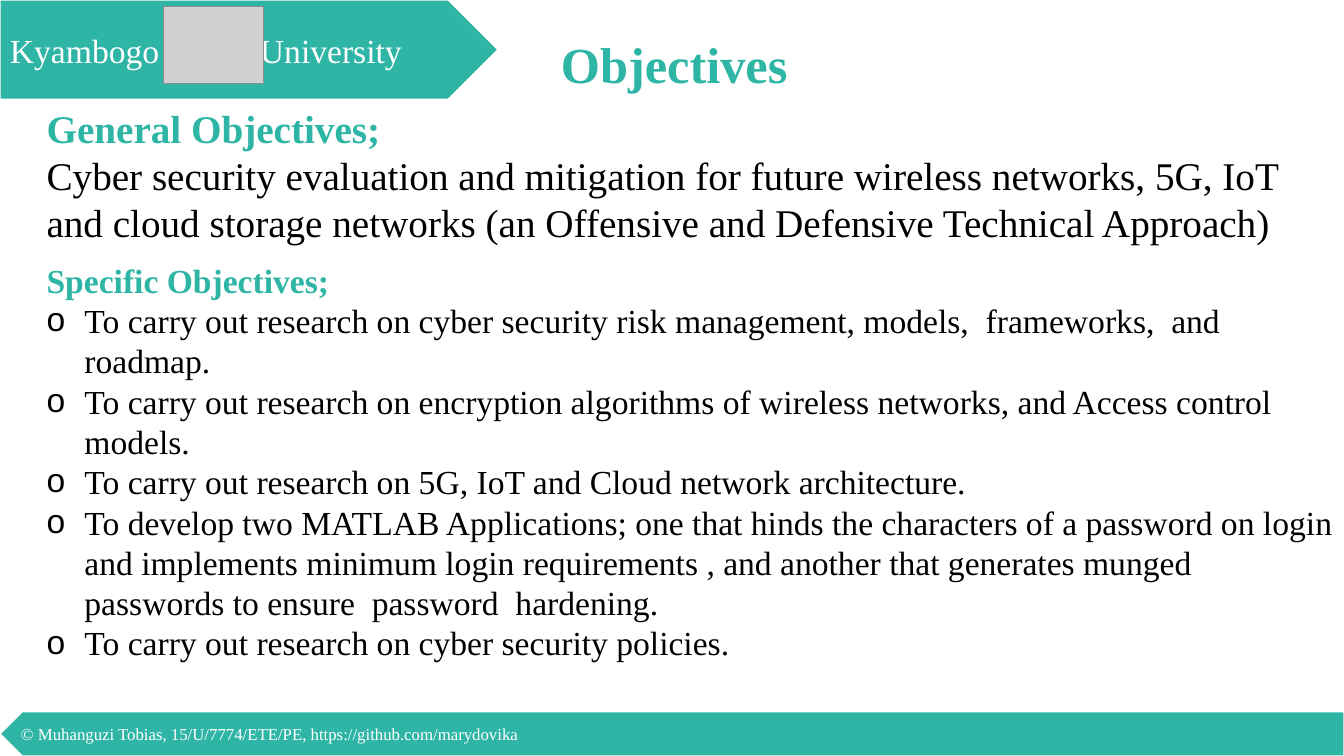
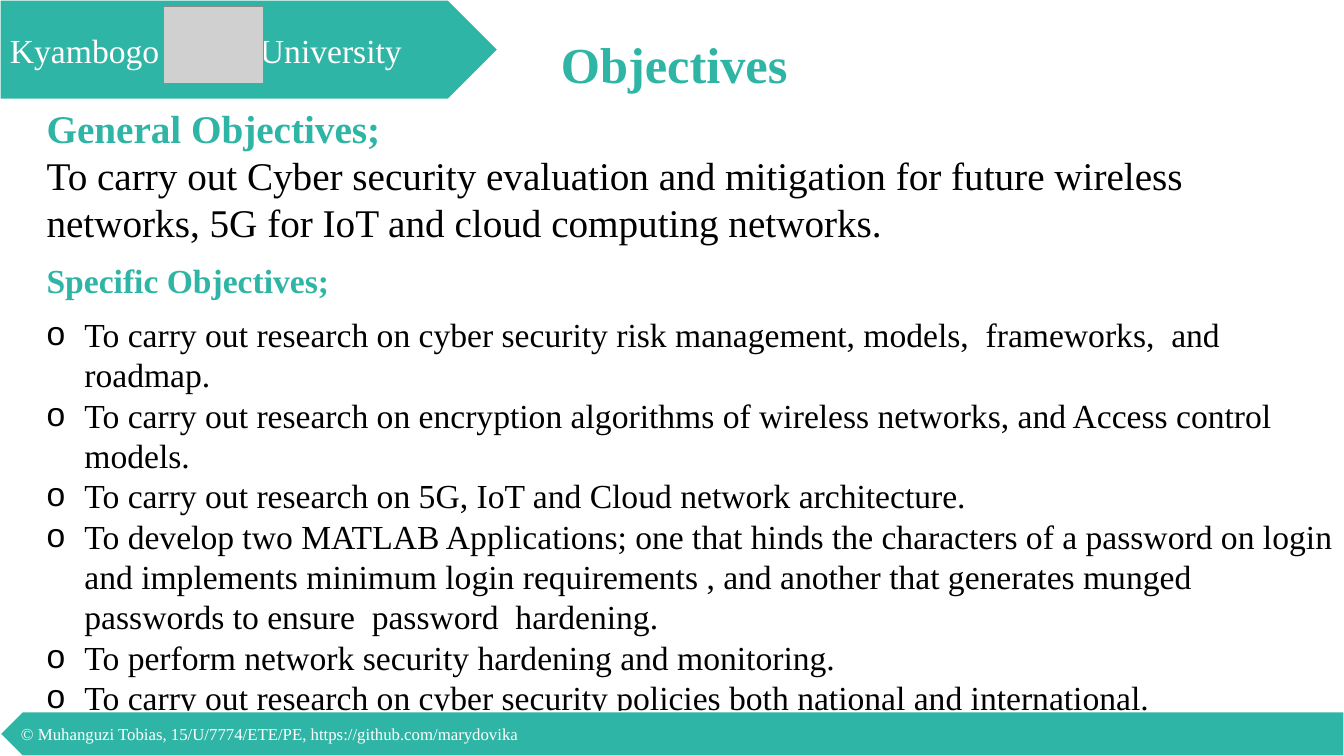
Before and after one commit to marydovika/Cyber-Security-Project-for-5G-IoT-Cloud-NFC, a slide deck: slide 6 of presentations/proposalPresentation.pptx (slide 12 before the commit). Drawn at 1344x756 pixels with LibreOffice and Linux fonts; fonts in the diff are those of the drawing; grey boxes stand for pictures. Boxes give left, top, right and bottom in pixels: in the first picture for what was removed or moved away, otherwise in the second. Text is boxed around its words. In the diff, an @@ line names an element or a change of style, - is before the commit and + after.

```diff
--- a/presentations/proposalPresentation.pptx
+++ b/presentations/proposalPresentation.pptx
@@ text at (47, 162, 1182, 245): text changed @@
-Cyber security evaluation and mitigation for future wireless networks, 5G, IoT and cloud storage networks (an Offensive and Defensive Technical Approach)
+To carry out Cyber security evaluation and mitigation for future wireless networks, 5G for IoT and cloud computing networks.
@@ text at (84, 646, 1149, 716): text changed @@
-o To carry out research on cyber security policies.
+o To perform network security hardening and monitoring.
+o To carry out research on cyber security policies both national and international.
```
Also in this commit, not shown: 15 other slides changed, 11 slides removed.
